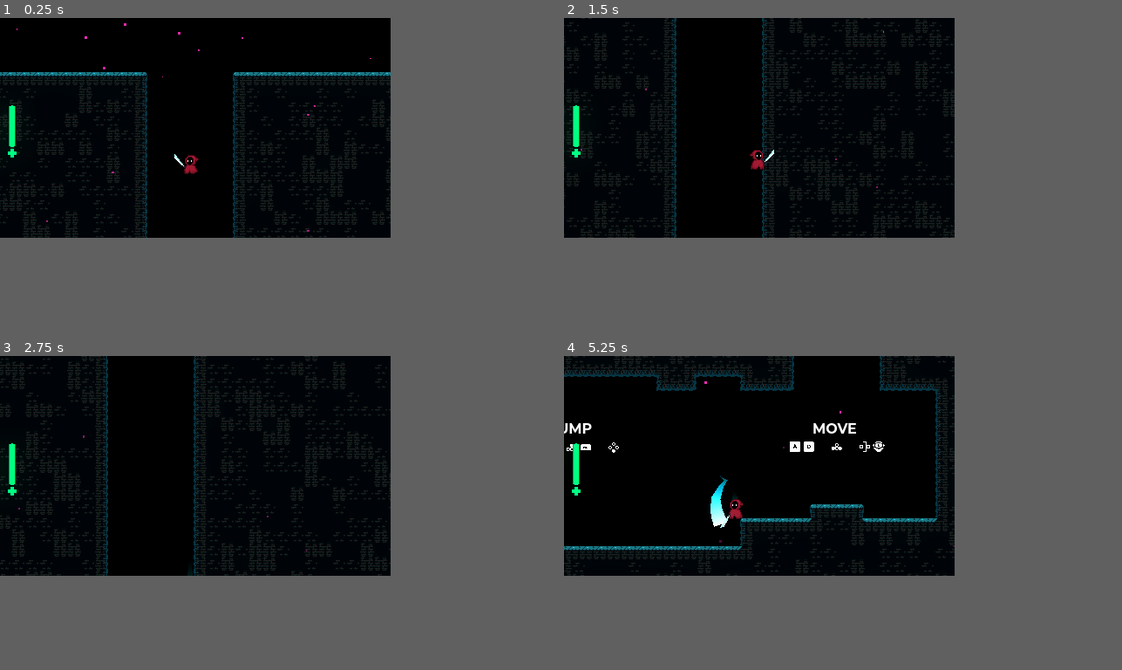
Above: before the commit, frames 1-4 (two rows, left to right).
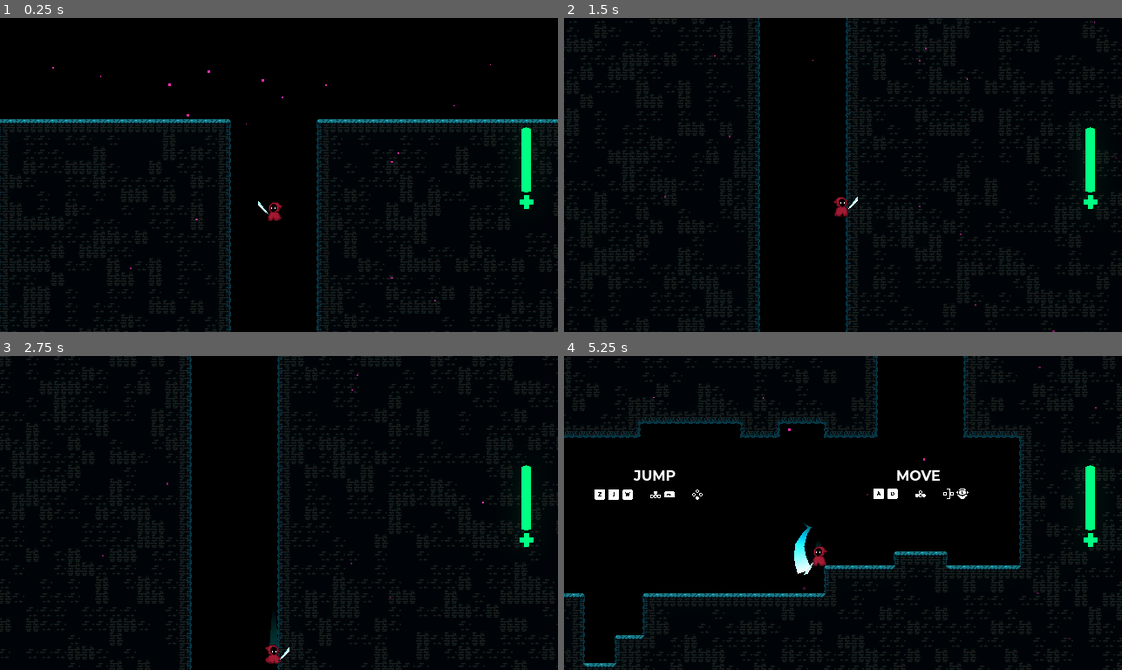
Above: after the commit, the same moments.

Repository: Driannn/AcerolaJam0
Game: Godot game, scene res://Scenes/Main scene/GameScene1.tscn
Same seed, same stepped clock (60 frames per second), same inputs: the game is played once before the commit and once after it.
Inputs (mouse positions are in pixels of both pictures, inside the frame that each line leads up to):
- Up to frame 1 (0.25 s): no input
- Up to frame 2 (1.5 s): tap Enter (ui_accept) at 0.5 s; move the mouse to (843, 118) at 0.52 s; hold D (move_right) 0.53-1.28 s; tap X (attack) at 0.6 s; click (843, 118) at 0.67 s; tap Space (jump) at 0.77 s; move the mouse to (681, 140) at 1.27 s; hold S from 1.28 s (still down); tap C (dash) at 1.35 s
- Up to frame 3 (2.75 s): tap Space (jump) at 1.52 s; move the mouse to (234, 418) at 2.02 s; release S at 2.03 s; hold D (move_right) from 2.03 s (still down); hold F from 2.03 s (still down)
- Up to frame 4 (5.25 s): move the mouse to (742, 509) at 2.77 s; release D (move_right) at 2.78 s; release F at 2.78 s; hold W 2.78-3.53 s; tap X (attack) at 2.85, 5.1 s; click (742, 509) at 2.92 s; tap Space (jump) at 3.02, 3.77, 4.52 s; move the mouse to (876, 500) at 3.52 s; hold A (move_left) 3.53-5.03 s; tap C (dash) at 3.6 s; move the mouse to (642, 431) at 4.27 s; tap F at 4.35 s; move the mouse to (781, 465) at 5.02 s; hold S from 5.03 s (still down); click (781, 465) at 5.17 s
In our replay, the window is 448x252 before the commit and 640x360 after it. These sizes can differ from the game's own. Grey fills any space a smaller window leaves; there, only what the larger window draws over its background counts as a difference.

The runs differ from the first frame. In frame 1, 13% of the frame differs, in the area x 0-100%, y 1-100%; in frame 2, 15%; in frame 3, 15%; in frame 4, 16%, in the area x 0-100%, y 0-100%.

Commit message:
change resolution and win screen stuff

Diff:
--- a/Scenes/Main scene/GameScene1.tscn
+++ b/Scenes/Main scene/GameScene1.tscn
@@ -294,10 +294,10 @@
 [node name="PauseControl" type="Control" parent="TextOnScreen"]
 layout_mode = 3
 anchors_preset = 0
-offset_left = -118.0
-offset_top = -36.0
-offset_right = -78.0
-offset_bottom = 4.0
+offset_left = -30.0
+offset_top = -1.0
+offset_right = 10.0
+offset_bottom = 39.0
 
 [node name="Pause" type="Label" parent="TextOnScreen/PauseControl"]
 layout_mode = 0
--- a/Scenes/Player/my_player.tscn
+++ b/Scenes/Player/my_player.tscn
@@ -303,12 +303,12 @@
 unique_name_in_owner = true
 modulate = Color(1.5, 1.5, 1.5, 1)
 z_index = 2
-offset_left = -213.0
-offset_top = 22.0
-offset_right = 88.0
-offset_bottom = 34.0
+offset_left = 279.0
+offset_top = 20.0
+offset_right = 580.0
+offset_bottom = 32.0
 rotation = -1.5708
-scale = Vector2(0.158147, 0.494211)
+scale = Vector2(0.247286, 0.772772)
 size_flags_horizontal = 0
 theme_override_styles/background = SubResource("StyleBoxEmpty_hu5g1")
 theme_override_styles/fill = SubResource("StyleBoxFlat_aeibh")
--- a/Scenes/UI/YouWinScreen.tscn
+++ b/Scenes/UI/YouWinScreen.tscn
@@ -32,35 +32,38 @@
 offset_bottom = 112.0
 grow_horizontal = 2
 grow_vertical = 2
-color = Color(0, 0, 0, 0.945098)
+color = Color(0, 0.266667, 0.243137, 0.945098)
 
-[node name="YouWinText" type="Label" parent="Color"]
-layout_mode = 1
+[node name="AnimationPlayer" type="AnimationPlayer" parent="Color"]
+libraries = {
+"": SubResource("AnimationLibrary_myqh2")
+}
+
+[node name="YouWinText" type="Label" parent="."]
 anchors_preset = 15
 anchor_right = 1.0
 anchor_bottom = 1.0
-offset_left = 14.0
-offset_top = 10.0
-offset_right = 14.0
-offset_bottom = -4.0
+offset_left = 1.0
+offset_top = 236.0
+offset_right = 1.0
+offset_bottom = 222.0
 grow_horizontal = 2
 grow_vertical = 2
 theme_override_colors/font_color = Color(0.8, 0.8, 0.8, 1)
 theme_override_fonts/font = ExtResource("2_ssxrq")
-theme_override_font_sizes/font_size = 16
-text = "YOU  WIN
-THANKS FOR PLAYING"
+theme_override_font_sizes/font_size = 34
+text = "YOU  WIN THANKS FOR PLAYING"
+horizontal_alignment = 1
 
-[node name="YouWinText2" type="Label" parent="Color"]
-layout_mode = 1
+[node name="YouWinText2" type="Label" parent="."]
 anchors_preset = 14
 anchor_top = 0.5
 anchor_right = 1.0
 anchor_bottom = 0.5
-offset_left = -13.0
-offset_top = -22.0
-offset_right = -13.0
-offset_bottom = 23.0
+offset_left = -9.0
+offset_top = 129.0
+offset_right = -9.0
+offset_bottom = 174.0
 grow_horizontal = 2
 grow_vertical = 2
 theme_override_colors/font_color = Color(0.8, 0.8, 0.8, 1)
@@ -71,14 +74,13 @@
 horizontal_alignment = 2
 vertical_alignment = 2
 
-[node name="PressToRestart" type="Label" parent="Color"]
+[node name="PressToRestart" type="Label" parent="."]
 visible = false
-layout_mode = 1
 anchors_preset = 15
 anchor_right = 1.0
 anchor_bottom = 1.0
-offset_top = 37.0
-offset_bottom = -7.0
+offset_top = 263.0
+offset_bottom = 219.0
 grow_horizontal = 2
 grow_vertical = 2
 theme_override_colors/font_color = Color(0.8, 0.8, 0.8, 1)
@@ -87,8 +89,3 @@
 text = "Press R or Select to play again :)"
 horizontal_alignment = 1
 vertical_alignment = 2
-
-[node name="AnimationPlayer" type="AnimationPlayer" parent="Color"]
-libraries = {
-"": SubResource("AnimationLibrary_myqh2")
-}
--- a/project.godot
+++ b/project.godot
@@ -25,8 +25,8 @@
 
 [display]
 
-window/size/viewport_width=448
-window/size/viewport_height=252
+window/size/viewport_width=640
+window/size/viewport_height=360
 window/size/mode=2
 window/stretch/mode="canvas_items"
 window/size/always_on_top.editor=false
